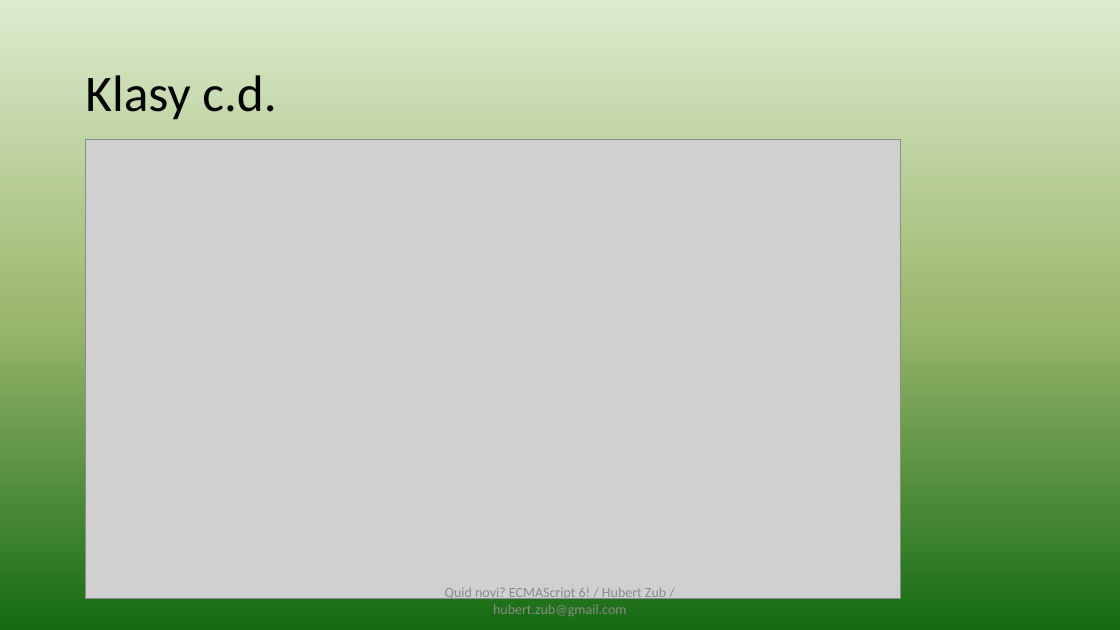
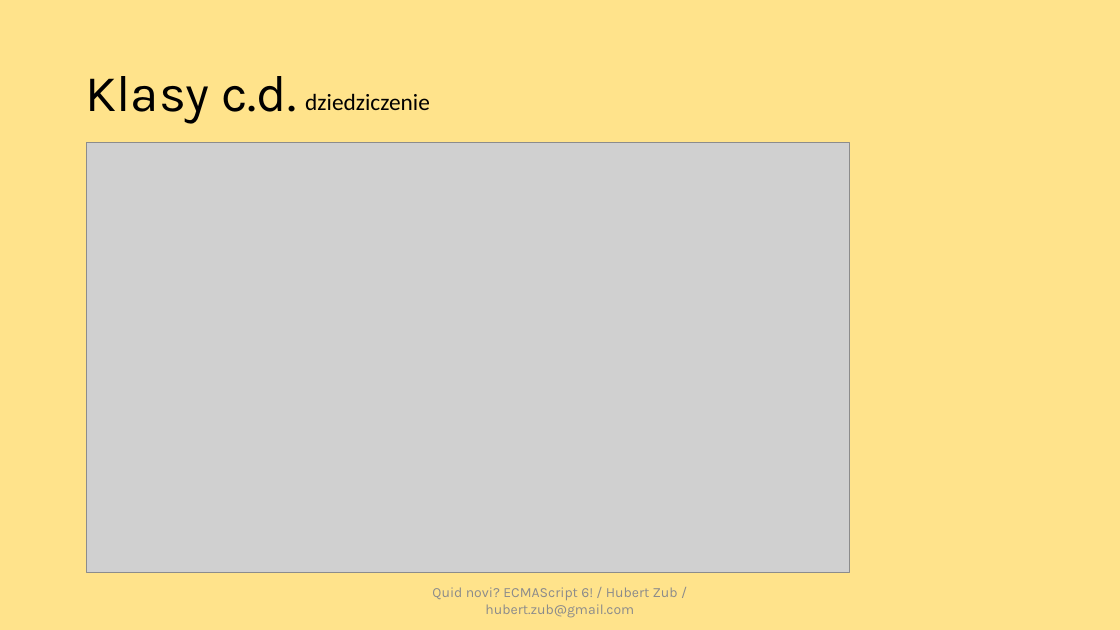
Before and after one commit to hubertzubtt/es6meetjs, a slide deck: slide 15 of prez.pptx (slide 13 before the commit). Drawn at 1120x630 pixels with LibreOffice and Linux fonts; fonts in the diff are those of the drawing; grey boxes stand for pictures. Boxes give left, top, right and bottom in pixels: in the first picture for what was removed or moved away, otherwise in the second. Text is boxed around its words. In the diff, an @@ line names an element or a change of style, - is before the commit and + after.

```diff
--- a/prez.pptx
+++ b/prez.pptx
@@ background gradient #DDEBCF to #9CB86E to #156B13 to #FFE38B @@
@@ title "Klasy c.d." at box(85, 76, 296, 123): font Calibri to Karla @@
@@ text added at box(305, 93, 430, 110), 20 pt, text #000000 @@
+dziedziczenie
@@ picture: place and size @@
-picture at box(86, 139, 901, 598)
+picture at box(87, 143, 850, 572)
@@ text "Quid novi? ECMAScript 6! / ..." at box(432, 587, 678, 618): font Calibri to Karla @@
```
Also in this commit, not shown: 39 other slides changed, 3 slides added, 9 other files.
